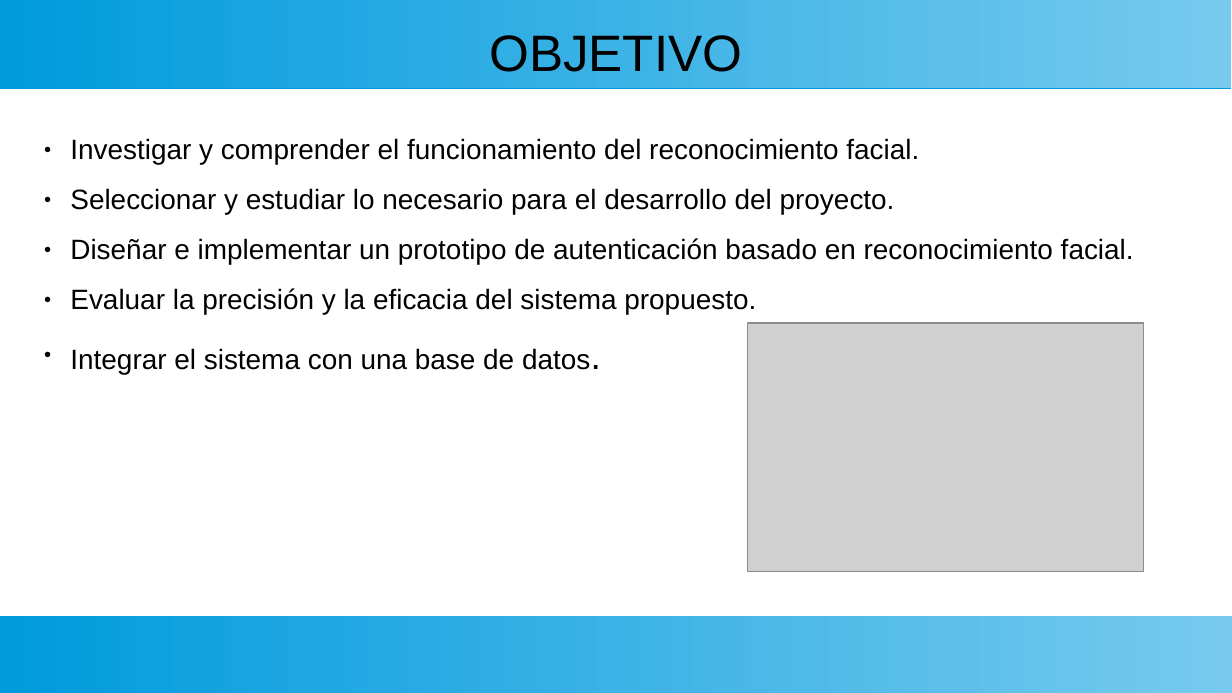
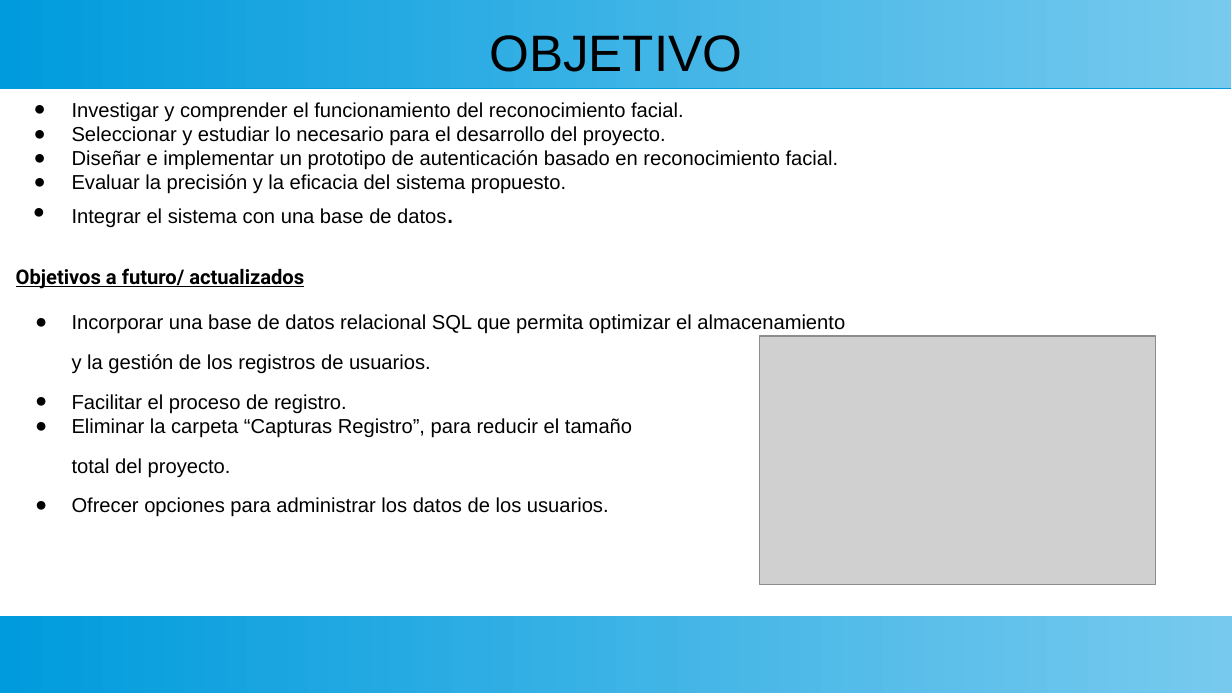
Before and after one commit to EnzoPennisi/reconocimiento-facial, a slide deck: slide 4 of Documentacion/Presentacion_reconocimientoFacial.odp. Drawn at 1232x693 pixels with LibreOffice and Linux fonts; fonts in the diff are those of the drawing; grey boxes stand for pictures. Boxes give left, top, right and bottom in pixels: in the first picture for what was removed or moved away, otherwise in the second. Text is boxed around its words. In the diff, an @@ line names an element or a change of style, - is before the commit and + after.

Commit message:
Presentacion

```diff
--- a/Documentacion/Presentacion_reconocimientoFacial.odp
+++ b/Documentacion/Presentacion_reconocimientoFacial.odp
@@ text "Investigar y comprender el funcionamiento ..." moved from (x1=70, y1=138, x2=1134, y2=374) to (x1=16, y1=102, x2=845, y2=517) @@
@@ text at (x1=72, y1=102, x2=839, y2=228): size 18 to 13 pt in "Investigar y comprender el funcionamiento del reconocimiento ...", "Seleccionar y estudiar lo necesario para el ...", "Diseñar e implementar un prototipo de autenticación ...", "Evaluar la precisión y la eficacia del ..." and 1 more places; size 24 to 19 pt in "datos."; indent changed; less space between paragraphs @@
@@ text at (x1=16, y1=268, x2=845, y2=517): paragraphs added @@
+Objetivos a futuro/ actualizados
+● Incorporar una base de datos relacional SQL que permita optimizar el almacenamiento
+y la gestión de los registros de usuarios.
+● Facilitar el proceso de registro.
+● Eliminar la carpeta “Capturas Registro”, para reducir el tamaño
+total del proyecto.
+● Ofrecer opciones para administrar los datos de los usuarios.
@@ picture moved from (x1=748, y1=323, x2=1144, y2=572) to (x1=760, y1=337, x2=1156, y2=586) @@
```
Also in this commit, not shown: 7 other slides changed, 6 slides added.
